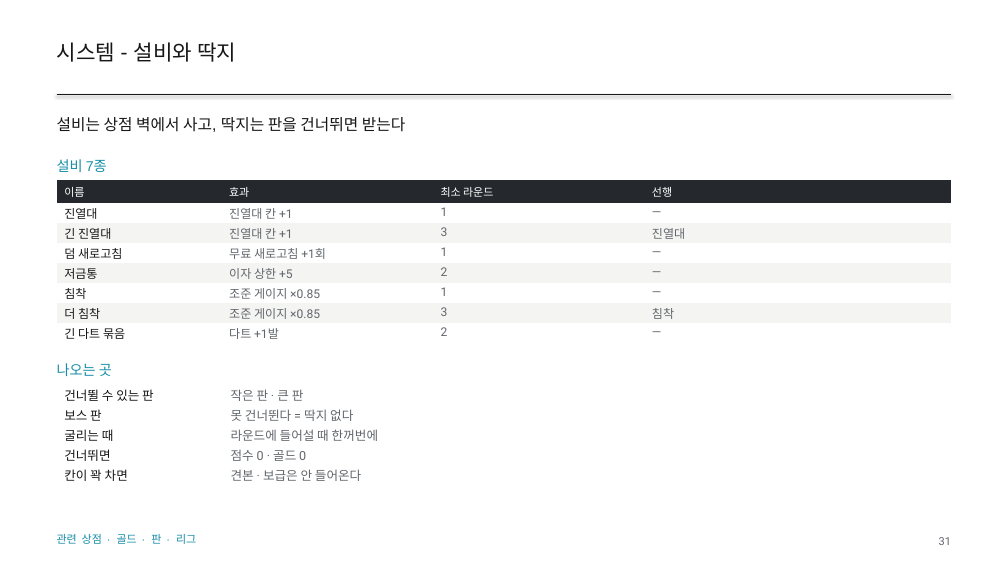
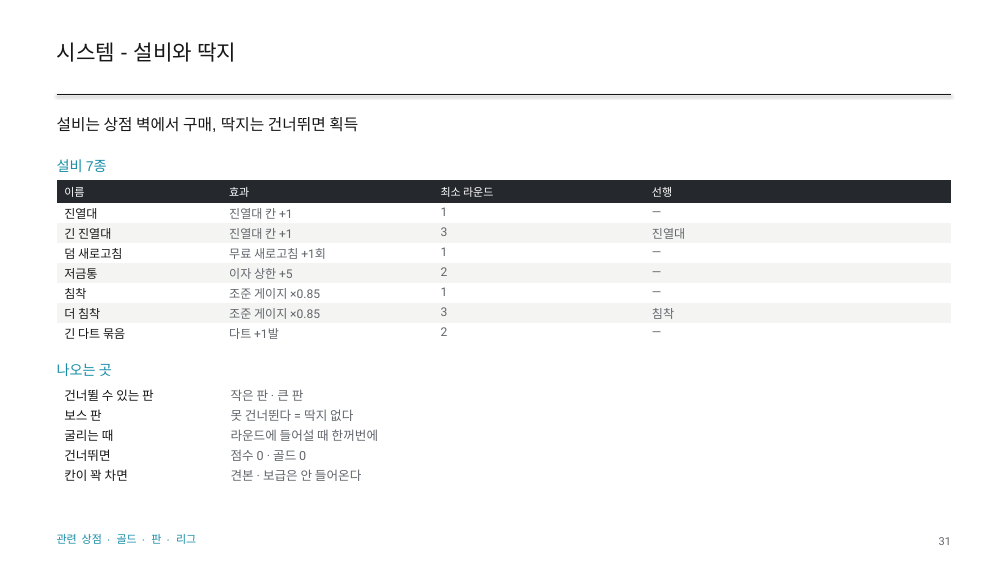
Before and after one commit to GGbong69/test-03, a slide deck: slide 31 of docs/HIGHTONE_기획서.pptx. Drawn at 1008x567 pixels with LibreOffice and Linux fonts; fonts in the diff are those of the drawing. Boxes give left, top, right and bottom in pixels: in the first picture for what was removed or moved away, otherwise in the second. Text is boxed around its words. In the diff, an @@ line names an element or a change of style, - is before the commit and + after.

```diff
--- a/docs/HIGHTONE_기획서.pptx
+++ b/docs/HIGHTONE_기획서.pptx
@@ text at [57,117,358,132]: text changed @@
-설비는 상점 벽에서 사고, 딱지는 판을 건너뛰면 받는다
+설비는 상점 벽에서 구매, 딱지는 건너뛰면 획득
```
Also in this commit, not shown: 37 other slides changed, 3 other files.
